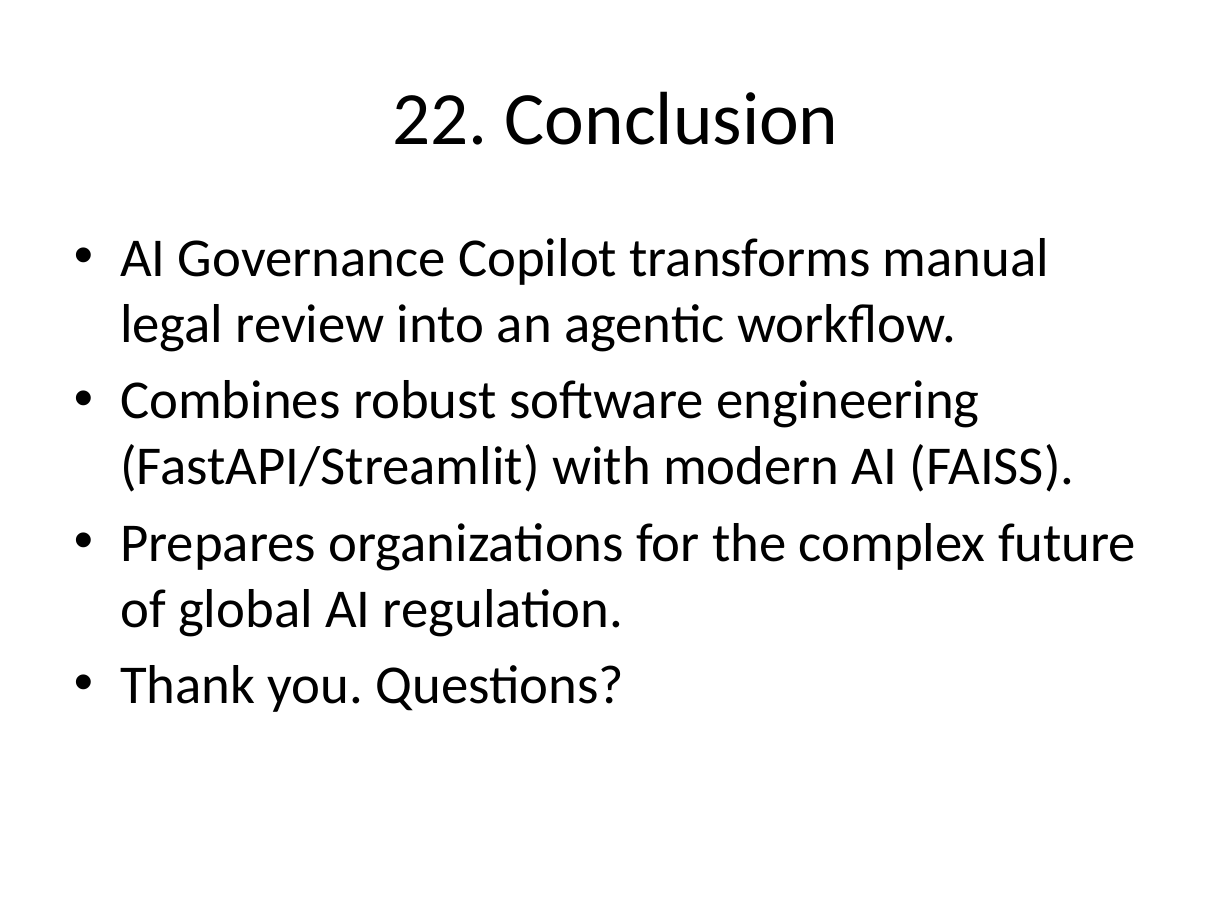
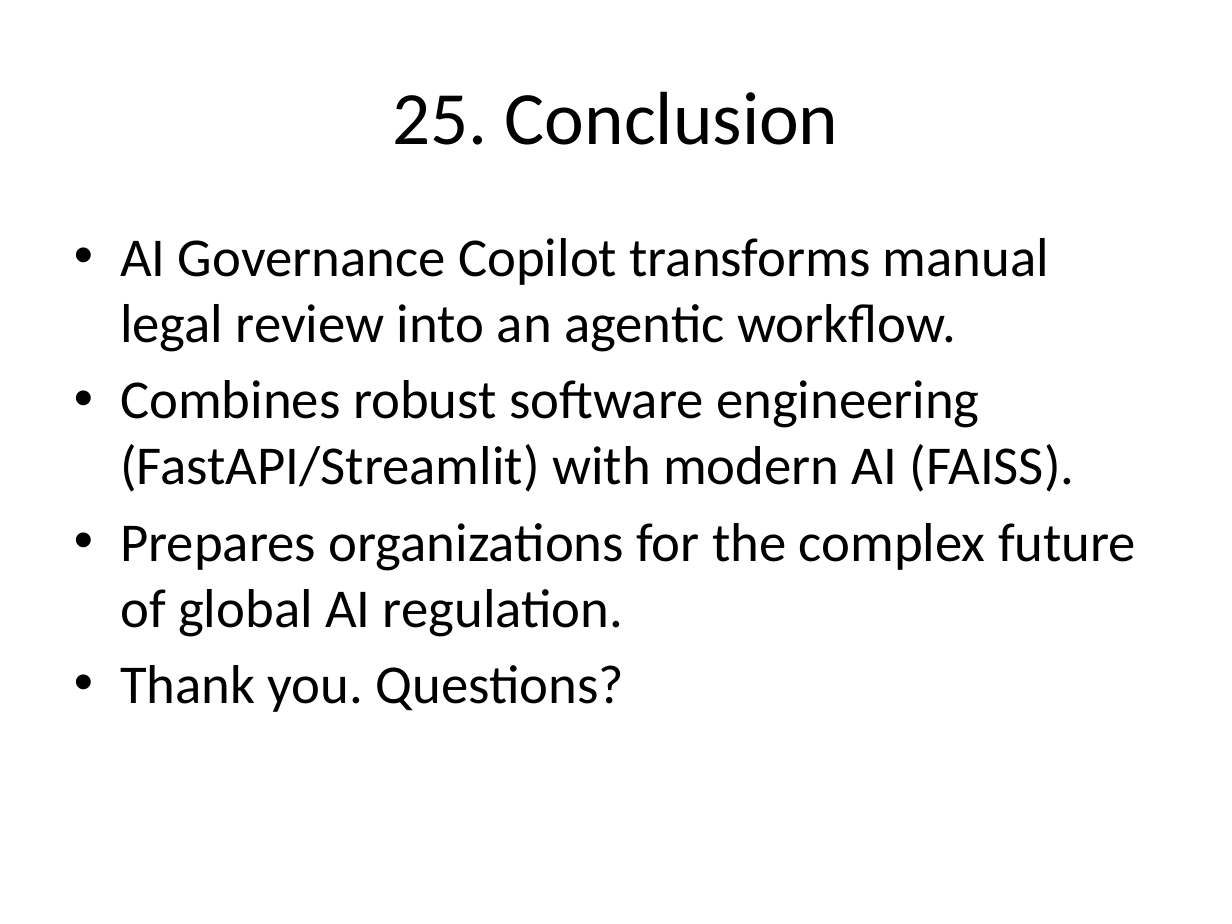
Before and after one commit to avika124/ai-governance-copilot, a slide deck: slide 26 of AI_Governance_Copilot_Presentation.pptx (slide 23 before the commit). Drawn at 1232x924 pixels with LibreOffice and Linux fonts; fonts in the diff are those of the drawing. Boxes give left, top, right and bottom in pixels: in the first picture for what was removed or moved away, otherwise in the second. Text is boxed around its words. In the diff, an @@ line names an element or a change of style, - is before the commit and + after.

```diff
--- a/AI_Governance_Copilot_Presentation.pptx
+++ b/AI_Governance_Copilot_Presentation.pptx
@@ title at <box>393,91,839,145</box>: text changed @@
-22. Conclusion
+25. Conclusion
```
Also in this commit, not shown: 15 other slides changed, 3 slides added, 1 other file.
